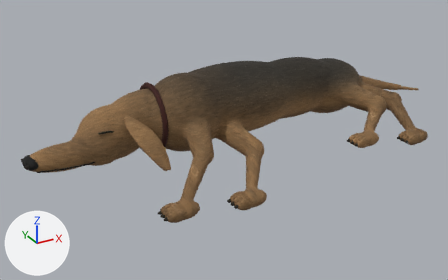
Renders of the glTF model assets/Models/dead-dog-v3.glb from each side of a commit.
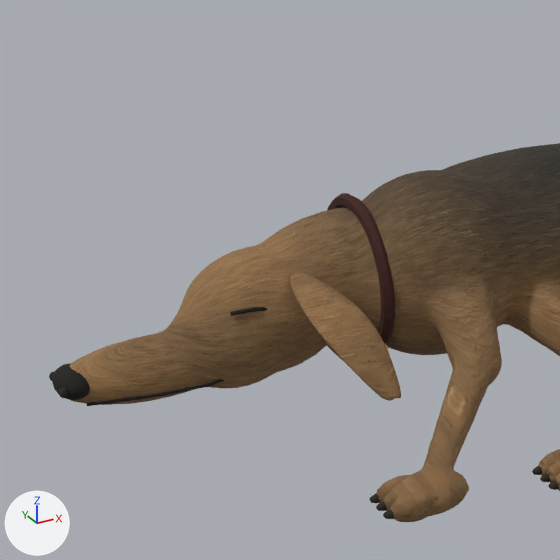
Each version is shown whole from a 50 mm camera at (-1.54, -2.41, 1.21) aimed at (-0.3, -0.15, 0.08), then close up on the part from 0% to 53% of the width and 0% to 85% of the height. Arrows for +X, +Y and +Z are at lower left; the lights stay in place. The first two pictures are the older version. Vertices at exactly the same position are counted once.

The first close-up shows 'Small worn claw', 'thorax'.
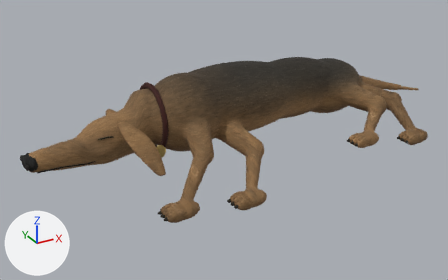
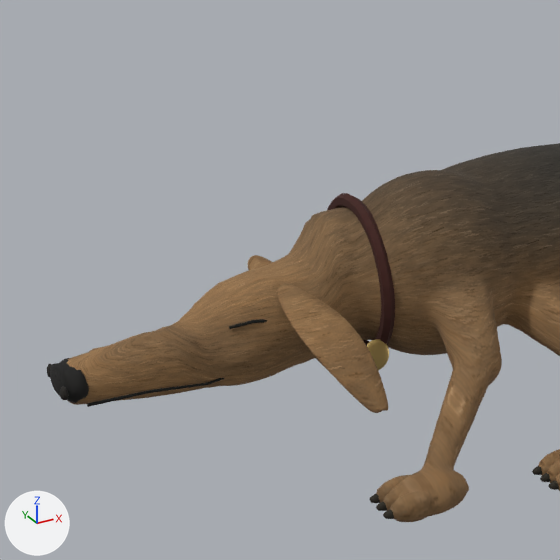
Where the newer file only moved an object's origin or applied its transform, the numbers keep the older frame.

The change, as a diff of the scene's bpy script:
```diff
--- a/assets/Models/dead-dog-v3.glb.py
+++ b/assets/Models/dead-dog-v3.glb.py
@@ me_sphere @@
 me_sphere.from_pydata(...)  # 9542 vertices, 19024 faces; spans x -0.98..1.28, y -0.68..0.18, z -0.19..0.17
 # used by ob_thorax; location = (-0.18, 0.01, 0.205)
+# me_sphere part 1: the loose piece of 642 vertices spanning x -0.57..-0.44, y -0.31..-0.09, z -0.13..0.05 is moved by (-0.02, 0.0, -0.02)
+# me_sphere part 2: the loose piece of 642 vertices spanning x -0.57..-0.44, y -0.15..0.07, z -0.13..0.05 is moved by (-0.02, 0.0, -0.02)
+# me_sphere part 3: 666 of 9542 vertices moved; they spanned x -0.98..-0.48, y -0.13..0.1, z -0.17..0.11 and now span x -0.98..-0.48, y -0.12..0.08, z -0.16..0.09; mean shift (0.0, -0.01, -0.02); largest move (-0.51, -0.02, 0.1) -> (-0.51, -0.04, 0.05)
 me_sphere.materials.append(mat_short_weathered_hound_coat)
@@ me_sphere_017 @@
 me_sphere_017.from_pydata(...)  # 1488 vertices, 2892 faces; spans x -0.38..1.28, y -0.05..0.76, z -0.01..0.3
 # used by ob_small_worn_claw; location = (-0.783, -0.607, 0.044)
+# me_sphere_017 part 4: the loose piece of 62 vertices spanning x -0.38..-0.36, y 0.53..0.56, z 0.05..0.07 is moved by (0.0, -0.01, 0.0)
+# me_sphere_017 part 5: the loose piece of 62 vertices spanning x -0.38..-0.36, y 0.6..0.63, z 0.05..0.07 is moved by (0.0, 0.02, 0.0)
+# me_sphere_017 part 6: the loose piece of 20 vertices spanning x -0.08..-0.04, y 0.5..0.51, z 0.16..0.17 is moved by (0.0, 0.01, -0.03)
+# me_sphere_017 part 7: the loose piece of 20 vertices spanning x -0.04..0.0, y 0.5..0.51, z 0.15..0.17 is moved by (0.0, 0.01, -0.03)
+# me_sphere_017 part 8: the loose piece of 20 vertices spanning x -0.23..-0.13, y 0.5..0.52, z 0.03..0.04 is moved by (0.0, 0.02, 0.0)
+# me_sphere_017 part 9: the loose piece of 20 vertices spanning x -0.13..-0.07, y 0.5..0.51, z 0.03..0.05 is moved by (0.0, 0.02, -0.01)
+# me_sphere_017 part 10: 141 of the vertices in x -0.38..-0.23, y 0.52..0.63, z 0.03..0.09 are multiplied about their middle by the matrix ((1.0, 0.0, 0.0), (0.089, 1.191, -0.076), (0.012, -0.053, 1.129)), then moved by (0.0, 0.01, 0.0)
 me_sphere_017.materials.append(mat_woodland_palette)
```

Boxes [x1, y1, x2, y2] around the edits, measured in the close-ups (560 x 560 px; the box of a moved part takes in the faces that stretch with it):
'thorax', reshaped: before [69, 143, 560, 522]; after [67, 143, 560, 522]
'Small worn claw', reshaped: before [49, 193, 559, 519]; after [47, 193, 559, 519]
part 1 of me_sphere, moved or reshaped: before [290, 271, 401, 401]; after [277, 283, 388, 413]
part 2 of me_sphere, moved or reshaped (mostly hidden): before [321, 337, 342, 360]; after [248, 255, 324, 366]
part 3 of me_sphere, moved or reshaped: before [69, 213, 354, 404]; after [67, 213, 354, 403]
part 4 of me_sphere_017, moved or reshaped: before [59, 387, 68, 398]; after [60, 386, 69, 400]
part 5 of me_sphere_017, moved or reshaped: before [49, 372, 54, 381]; after [47, 363, 52, 377]
part 6 of me_sphere_017, moved or reshaped: before [231, 307, 255, 316]; after [229, 320, 253, 329]
part 7 of me_sphere_017, moved or reshaped: before [254, 307, 267, 311]; after [253, 319, 267, 323]
part 8 of me_sphere_017, moved or reshaped: before [152, 383, 210, 398]; after [150, 383, 207, 393]
part 9 of me_sphere_017, moved or reshaped: before [210, 379, 224, 386]; after [207, 378, 224, 385]
part 10 of me_sphere_017, moved or reshaped: before [52, 363, 152, 406]; after [50, 358, 150, 407]
